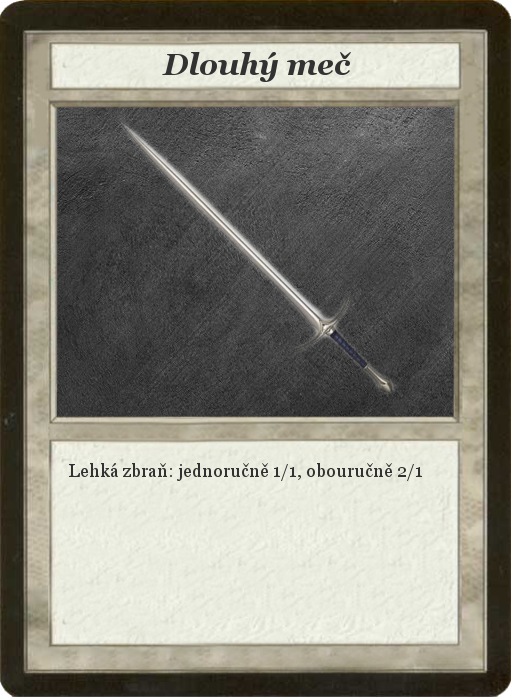
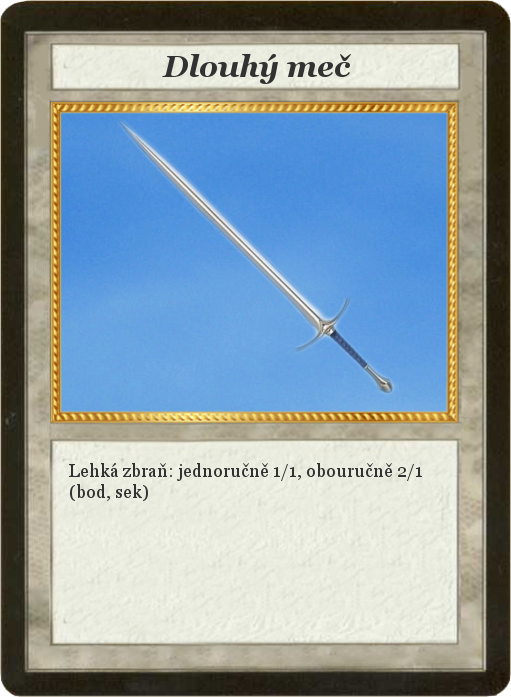
The second 511x697 image is a revision of the first. Changes to its layers:
painted on "Dlouhý meč" over [162, 52, 351, 84]
painted on "Lehká zbraň: jednoručně 1/1, o..." over [70, 484, 148, 501]
removed layer "Card" over [0, 0, 511, 697]
added layer "GoldenFrame" above "GoldenFrame_v2" over [51, 102, 459, 423]
renamed "Background" to "Card", moved it above "Picture", painted on it over [0, 0, 511, 697]
added layer "BlueBackground" above "Dark-gray-background" over [41, 92, 473, 434]
